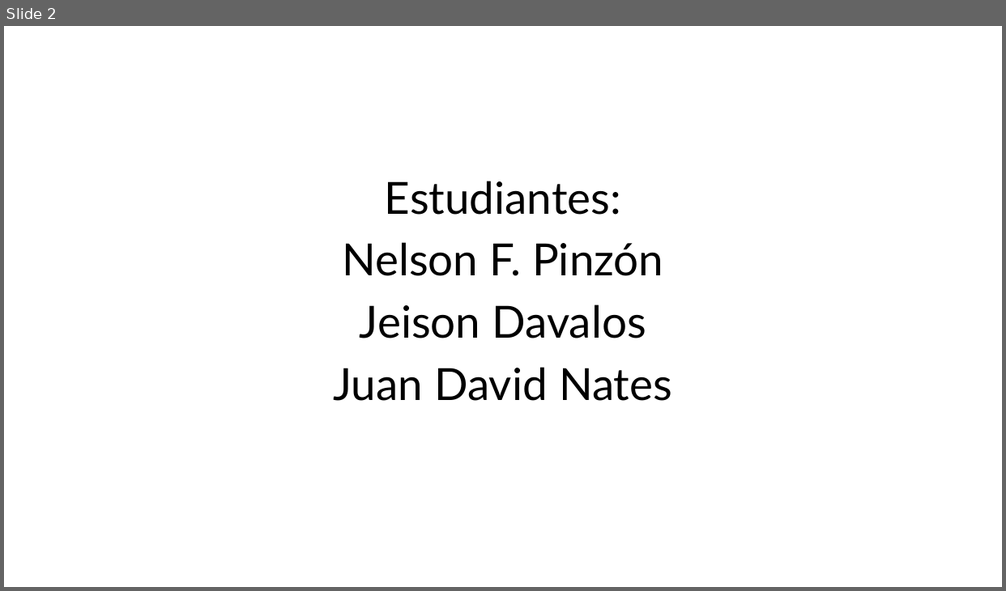
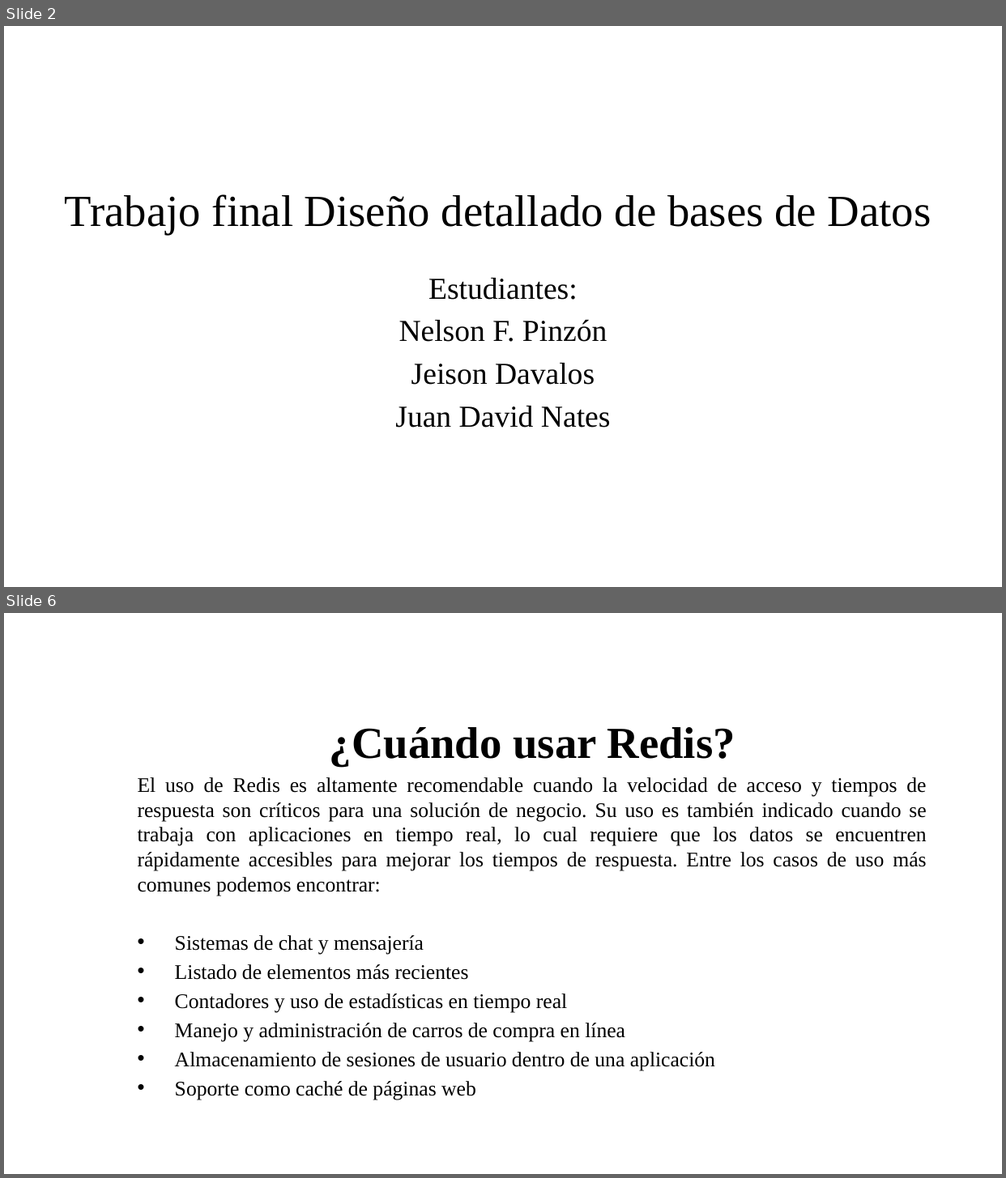
Before and after one commit to jnates/database_models, a slide deck: PresentaciónFinal.pptx. Shown one above the other, each under a label of ours: slide 2 before the commit, slides 2 and 6 after it; the slides between them are not shown. The pictures are 1006x591 and 1006x1178 pixels, drawn with LibreOffice and Linux fonts; fonts in the diff are those of the drawing; background and template pictures are left out. Boxes give left, top, right and bottom in pixels: in the first picture for what was removed or moved away, otherwise in the second. Text is boxed around its words. In the diff, an @@ line names an element or a change of style, - is before the commit and + after.

```diff
--- a/PresentaciónFinal.pptx
+++ b/PresentaciónFinal.pptx
@@ slide 6 added at (x1=4, y1=613, x2=1002, y2=1174), background picture (left out) @@
@@ text added at (x1=138, y1=727, x2=926, y2=1100), 15 pt, text #000000 @@
+¿Cuándo usar Redis?
+El uso de Redis es altamente recomendable cuando la velocidad de acceso y tiempos de respuesta son críticos para una solución de negocio. Su uso es también indicado cuando se trabaja con aplicaciones en tiempo real, lo cual requiere que los datos se encuentren rápidamente accesibles para mejorar los tiempos de respuesta. Entre los casos de uso más comunes podemos encontrar:
+• Sistemas de chat y mensajería
+• Listado de elementos más recientes
+• Contadores y uso de estadísticas en tiempo real
+• Manejo y administración de carros de compra en línea
+• Almacenamiento de sesiones de usuario dentro de una aplicación
+• Soporte como caché de páginas web
@@ slide 2 changed as well @@
@@ text added at (x1=65, y1=194, x2=931, y2=235), 32 pt, text #000000 @@
+Trabajo final Diseño detallado de bases de Datos
@@ text "Estudiantes:" moved from (x1=334, y1=181, x2=672, y2=401) to (x1=395, y1=278, x2=611, y2=428) @@
@@ text "Estudiantes:" at (x1=395, y1=278, x2=611, y2=428): size 32 to 22 pt, font Lato to Times New Roman; less space between paragraphs @@
```
Also in this commit, not shown: 1 other slide changed, 3 other slides added, 1 slide removed.
